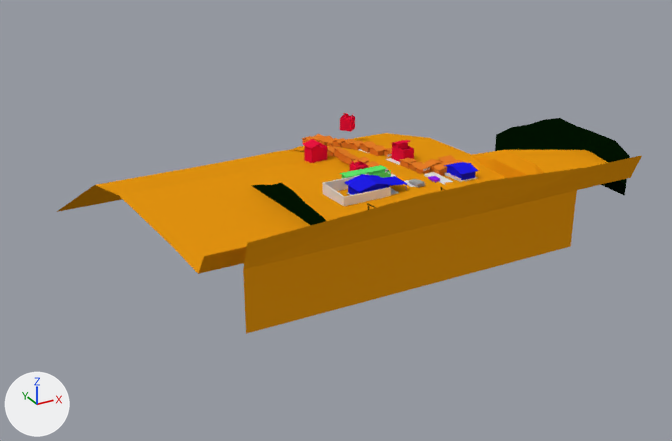
One commit to the Blender file godot_port/assets/blender2.79_old/assets/garage/garage_v1.blend: the scene before it, then after it.
The view is the same before and after, from a camera (50 mm lens) standing at (-201.0, -299.0, 141.0) and looking at (-21.0, 29.0, -22.0). Lighting does not change. The marker at lower left points along +X, +Y and +Z.

The scene before the commit, as lines of its bpy script (objects in view):
```python
ob_bg_florest = bpy.data.objects.new('bg_florest', me_plane_005)
ob_bg_florest.location = (69.4, -2.6, 8.8)
ob_bg_morro_florest_011 = bpy.data.objects.new('bg_morro_florest.011', me_plane_007)
ob_bg_morro_florest_011.location = (-88.4, -31.8, 6.9)
ob_bg_morro_florest_011.rotation_euler = (0.0, 0.0, 1.588)  # degrees (0, 0, 91)
ob_bg_morro_florest_012 = bpy.data.objects.new('bg_morro_florest.012', me_plane_007)
ob_bg_morro_florest_012.location = (-93.4, -60.7, 6.9)
ob_bg_morro_florest_012.rotation_euler = (0.0, 0.0, 1.588)  # degrees (0, 0, 91)
ob_bg_morro_florest_013 = bpy.data.objects.new('bg_morro_florest.013', me_plane_007)
ob_bg_morro_florest_013.location = (-106.5, -16.9, 6.9)
ob_bg_morro_florest_013.rotation_euler = (0.0, 0.0, 1.588)  # degrees (0, 0, 91)
ob_bg_morro_florest_014 = bpy.data.objects.new('bg_morro_florest.014', me_plane_007)
ob_bg_morro_florest_014.location = (-98.0, 10.4, 2.6)
ob_bg_morro_florest_014.rotation_euler = (0.0, 0.0, 1.552)  # degrees (0, 0, 89)
ob_bg_morro_florest_015 = bpy.data.objects.new('bg_morro_florest.015', me_plane_007)
ob_bg_morro_florest_015.location = (-94.6, 76.2, -5.9)
ob_bg_morro_florest_015.rotation_euler = (0.0, 0.0, 1.485)  # degrees (0, 0, 85)
ob_bg_morro_florest_016 = bpy.data.objects.new('bg_morro_florest.016', me_plane_007)
ob_bg_morro_florest_016.location = (-112.8, 109.7, 6.9)
ob_bg_morro_florest_016.rotation_euler = (0.0, 0.0, 1.064)  # degrees (0, 0, 61)
ob_bg_morro_florest_017 = bpy.data.objects.new('bg_morro_florest.017', me_plane_007)
ob_bg_morro_florest_017.location = (-100.1, 87.6, 6.9)
ob_bg_morro_florest_017.rotation_euler = (0.0, 0.0, 7.526)  # degrees (0, 0, 71)
ob_bg_morro_florest_018 = bpy.data.objects.new('bg_morro_florest.018', me_plane_007)
ob_bg_morro_florest_018.location = (-94.1, 144.0, 6.9)
ob_bg_morro_florest_018.rotation_euler = (0.0, 0.0, 6.88)  # degrees (0, 0, 34)
# also in view: 'bg_florest.001' at (-56.0, 0.0, -8.0); 'house_main' at (-1.0, 0.0, 2.0); 'muro' at (-25.0, 3.0, 1.0); 'ground' at (-20.0, 55.0, -14.0)
```
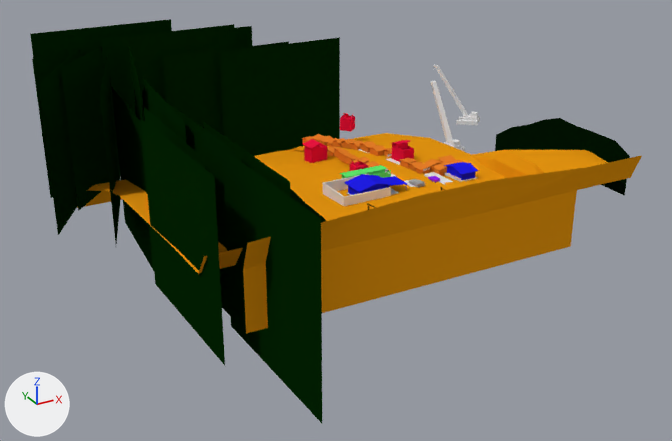
Boxes [x1, y1, x2, y2] around the edits, measured in the pictures (672 x 441 px):
```json
{"object": "bg_morro_florest.012", "change": "shown", "after": [222, 148, 322, 423], "on screen": "black"}
{"object": "bg_morro_florest", "change": "shown", "after": [220, 37, 340, 156], "on screen": "black"}
{"object": "bg_morro_florest.013", "change": "shown", "after": [141, 119, 225, 365], "on screen": "black"}
{"object": "bg_morro_florest.005", "change": "shown", "after": [61, 46, 109, 211]}
{"object": "bg_morro_florest.002", "change": "shown", "after": [101, 24, 235, 171], "on screen": "black"}
{"object": "bg_morro_florest.001", "change": "shown", "after": [163, 41, 289, 136], "on screen": "black"}
{"object": "bg_morro_florest.016", "change": "shown", "after": [38, 47, 81, 235]}
{"object": "bg_morro_florest.015", "change": "shown", "after": [112, 87, 154, 271]}
{"object": "bg_morro_florest.003", "change": "shown", "after": [30, 19, 172, 58], "on screen": "black"}
{"object": "bg_morro_florest.010", "change": "shown", "after": [167, 103, 241, 315]}
{"object": "bg_morro_florest.017", "change": "shown", "after": [100, 55, 121, 244], "on screen": "black"}
{"object": "bg_morro_florest.008", "change": "shown", "after": [143, 78, 186, 143], "on screen": "black"}
{"object": "bg_morro_florest.018", "change": "shown", "after": [32, 48, 69, 198], "on screen": "black"}
{"object": "bg_morro_florest.011", "change": "shown", "after": [204, 123, 290, 196], "on screen": "black"}
{"object": "bg_morro_florest.014", "change": "shown", "after": [144, 107, 205, 168], "on screen": "black"}
{"object": "guindaste", "change": "shown", "after": [430, 81, 465, 152]}
{"object": "guindaste.001", "change": "shown", "after": [433, 65, 480, 125]}
{"object": "bg_morro_florest.006", "change": "shown", "after": [129, 47, 142, 121]}
{"object": "bg_morro_florest.004", "change": "shown", "after": [235, 26, 253, 48]}
```

Edits to the scene script, one JSON object a line:
```json
{"op": "remove", "block": "ob_bg_morro_florest_018", "code": "ob_bg_morro_florest_018.hide_set(True)  # its collection is switched off"}
{"op": "remove", "block": "ob_bg_morro_florest_017", "code": "ob_bg_morro_florest_017.hide_set(True)  # its collection is switched off"}
{"op": "remove", "block": "ob_bg_morro_florest_016", "code": "ob_bg_morro_florest_016.hide_set(True)  # its collection is switched off"}
{"op": "remove", "block": "ob_bg_morro_florest_015", "code": "ob_bg_morro_florest_015.hide_set(True)  # its collection is switched off"}
{"op": "remove", "block": "ob_bg_morro_florest_014", "code": "ob_bg_morro_florest_014.hide_set(True)  # its collection is switched off"}
{"op": "remove", "block": "ob_bg_morro_florest_013", "code": "ob_bg_morro_florest_013.hide_set(True)  # its collection is switched off"}
{"op": "remove", "block": "ob_bg_morro_florest_012", "code": "ob_bg_morro_florest_012.hide_set(True)  # its collection is switched off"}
{"op": "remove", "block": "ob_bg_morro_florest_011", "code": "ob_bg_morro_florest_011.hide_set(True)  # its collection is switched off"}
{"op": "remove", "block": "ob_bg_morro_florest_010", "code": "ob_bg_morro_florest_010.hide_set(True)  # its collection is switched off"}
{"op": "remove", "block": "ob_bg_morro_florest_008", "code": "ob_bg_morro_florest_008.hide_set(True)  # its collection is switched off"}
{"op": "remove", "block": "ob_bg_morro_florest_007", "code": "ob_bg_morro_florest_007.hide_set(True)  # its collection is switched off"}
{"op": "remove", "block": "ob_bg_morro_florest_006", "code": "ob_bg_morro_florest_006.hide_set(True)  # its collection is switched off"}
{"op": "remove", "block": "ob_bg_morro_florest_005", "code": "ob_bg_morro_florest_005.hide_set(True)  # its collection is switched off"}
{"op": "remove", "block": "ob_bg_morro_florest_004", "code": "ob_bg_morro_florest_004.hide_set(True)  # its collection is switched off"}
{"op": "remove", "block": "ob_bg_morro_florest_003", "code": "ob_bg_morro_florest_003.hide_set(True)  # its collection is switched off"}
{"op": "remove", "block": "ob_bg_morro_florest_002", "code": "ob_bg_morro_florest_002.hide_set(True)  # its collection is switched off"}
{"op": "remove", "block": "ob_bg_morro_florest_001", "code": "ob_bg_morro_florest_001.hide_set(True)  # its collection is switched off"}
{"op": "remove", "block": "ob_bg_morro_florest", "code": "ob_bg_morro_florest.hide_set(True)  # its collection is switched off"}
{"op": "remove", "block": "ob_guindaste_001", "code": "ob_guindaste_001.hide_set(True)  # its collection is switched off"}
{"op": "remove", "block": "ob_guindaste", "code": "ob_guindaste.hide_set(True)  # its collection is switched off"}
```
